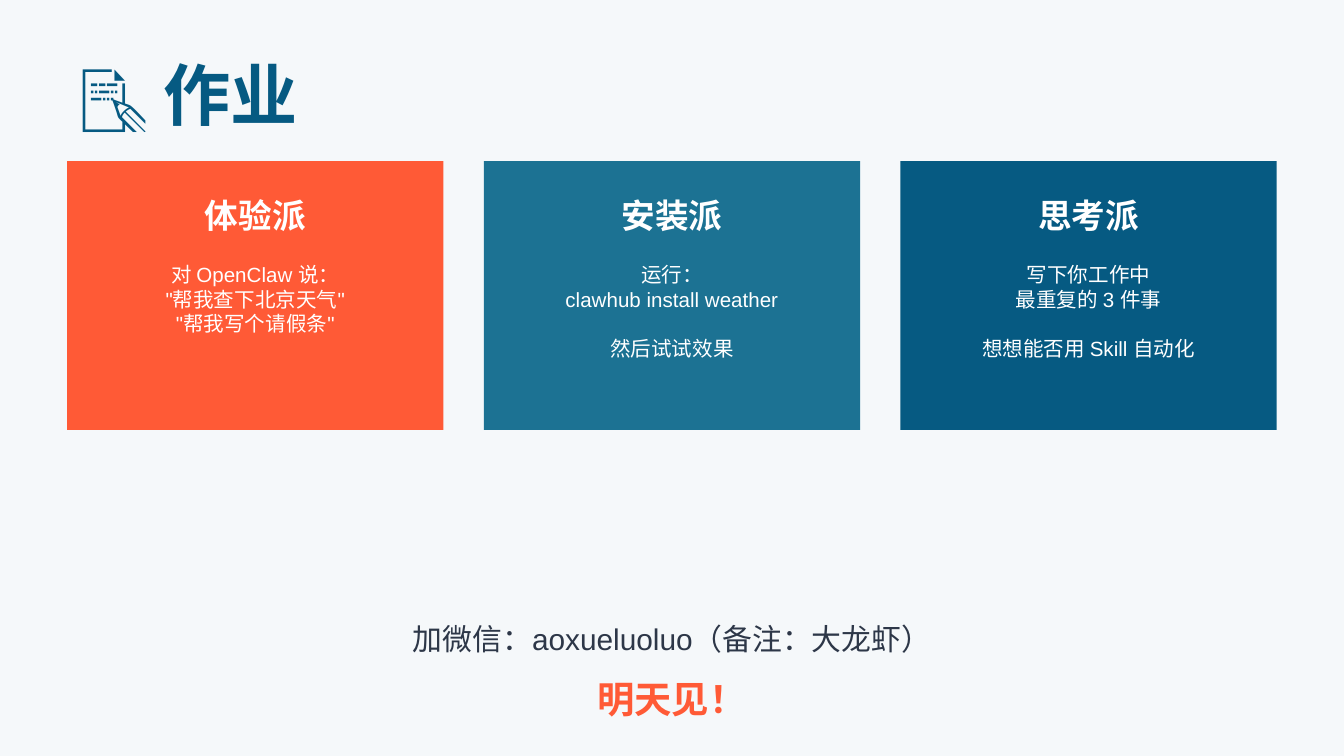
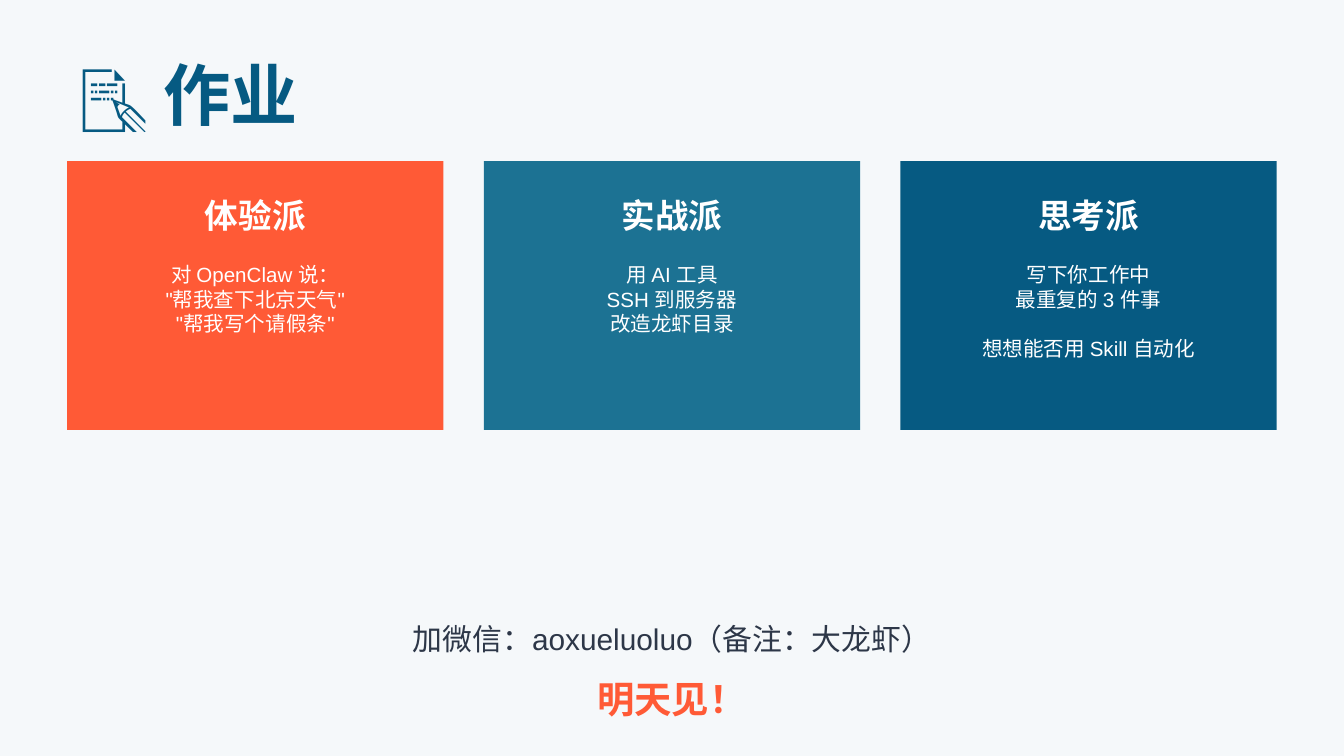
Before and after one commit to lingling1989r/Openclaw4OPC, a slide deck: slide 9 of 每天一个Skill-分享PPT.pptx. Drawn at 1344x756 pixels with LibreOffice and Linux fonts; fonts in the diff are those of the drawing. Boxes give left, top, right and bottom in pixels: in the first picture for what was removed or moved away, otherwise in the second. Text is boxed around its words. In the diff, an @@ line names an element or a change of style, - is before the commit and + after.

Commit message:
更新PPT：实战派作业改为SSH改造龙虾目录

```diff
--- a/每天一个Skill-分享PPT.pptx
+++ b/每天一个Skill-分享PPT.pptx
@@ text at (622,199,723,231): text changed @@
-安装派
+实战派
@@ text at (607,265,737,333): text changed @@
-运行：
-clawhub install weather
-然后试试效果
+用 AI 工具
+SSH 到服务器
+改造龙虾目录
```
